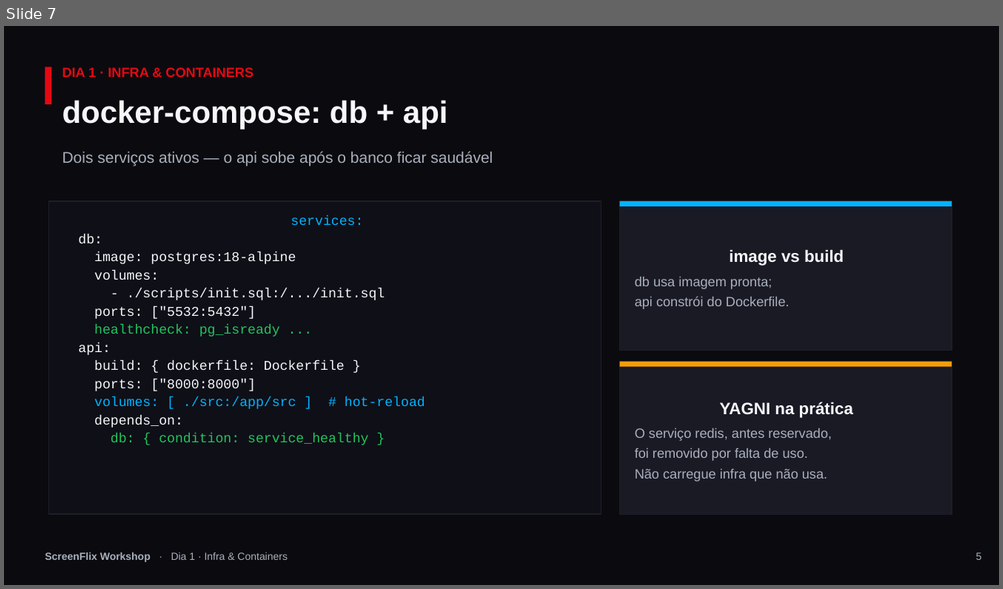
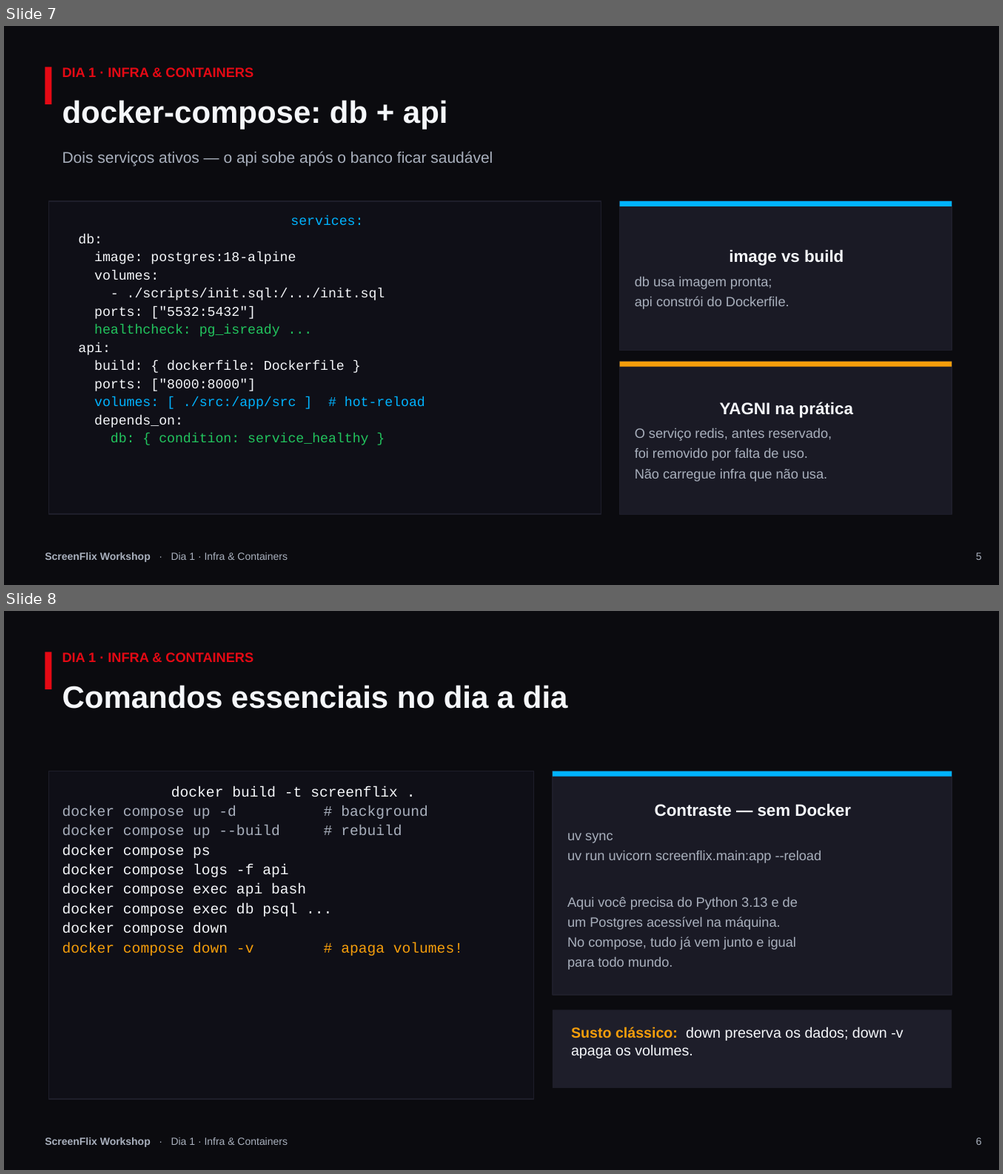
Before and after one commit to darcivieira/screenflix, a slide deck: docs/workshop/ScreenFlix-Workshop.pptx. Shown one above the other, each under a label of ours: slide 7 before the commit, slides 7 and 8 after it. The pictures are 1003x589 and 1003x1174 pixels, drawn with LibreOffice and Linux fonts; fonts in the diff are those of the drawing. Boxes give left, top, right and bottom in pixels: in the first picture for what was removed or moved away, otherwise in the second. Text is boxed around its words. In the diff, an @@ line names an element or a change of style, - is before the commit and + after.

```diff
--- a/docs/workshop/ScreenFlix-Workshop.pptx
+++ b/docs/workshop/ScreenFlix-Workshop.pptx
@@ slide 8 added at <box>4,611,999,1170</box>, background #FFFFFF @@
@@ rectangle added at <box>4,611,999,1170</box>, fill #0B0B0F @@
@@ rectangle added at <box>45,652,52,689</box>, fill #E50914 @@
@@ text added at <box>62,652,253,662</box>, 13 pt, text #E50914, bold @@
+DIA 1 · INFRA & CONTAINERS
@@ text added at <box>62,685,568,709</box>, 30 pt, text #F5F7FA, bold @@
+Comandos essenciais no dia a dia
@@ rectangle added at <box>48,772,534,1099</box>, fill #0F0F17, outline #1E1E2A 1 pt, 14 pt, text #F5F7FA @@
+docker build -t screenflix .
+docker compose up -d # background
+docker compose up --build # rebuild
+docker compose ps
+docker compose logs -f api
+docker compose exec api bash
+docker compose exec db psql ...
+docker compose down
+docker compose down -v # apaga volumes!
@@ rectangle added at <box>552,772,951,995</box>, fill #1A1A25, outline #1E1E2A 1 pt, 13 pt, text #A9B0BD @@
+Contraste — sem Docker
+uv sync
+uv run uvicorn screenflix.main:app --reload
+Aqui você precisa do Python 3.13 e de
+um Postgres acessível na máquina.
+No compose, tudo já vem junto e igual
+para todo mundo.
@@ rectangle added at <box>552,772,951,777</box>, fill #00B3FF @@
@@ rectangle added at <box>552,1010,951,1088</box>, fill #1E1E2A @@
@@ text added at <box>571,1027,902,1059</box>, 14 pt, text #F5F7FA @@
+Susto clássico: down preserva os dados; down -v apaga os volumes.
@@ text added at <box>45,1138,287,1147</box>, 10 pt, text #A9B0BD @@
+ScreenFlix Workshop · Dia 1 · Infra & Containers
@@ text added at <box>976,1138,982,1145</box>, 10 pt, text #A9B0BD @@
+6
```
Also in this commit, not shown: 9 slides changed, 5 other slides added, 1 other file.
